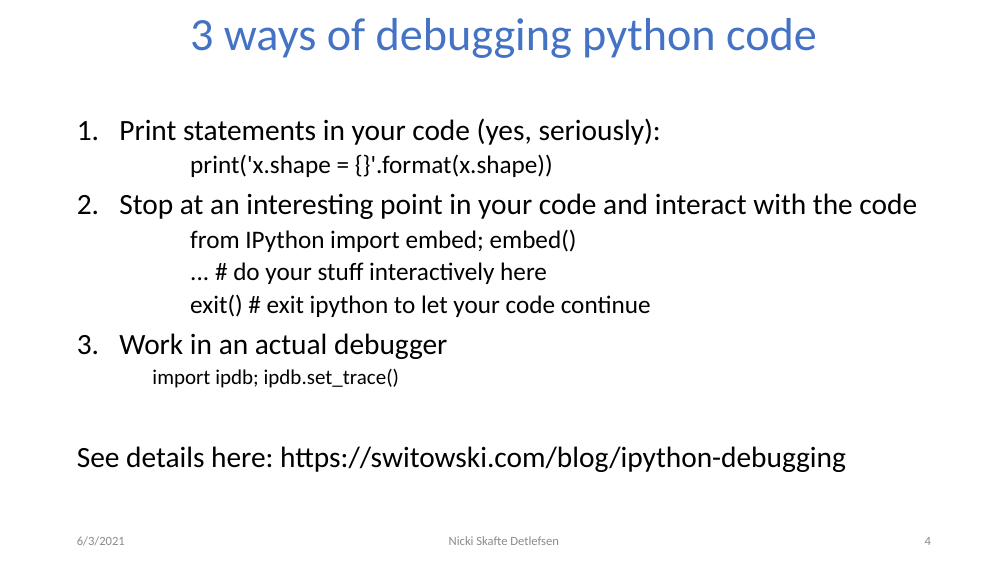
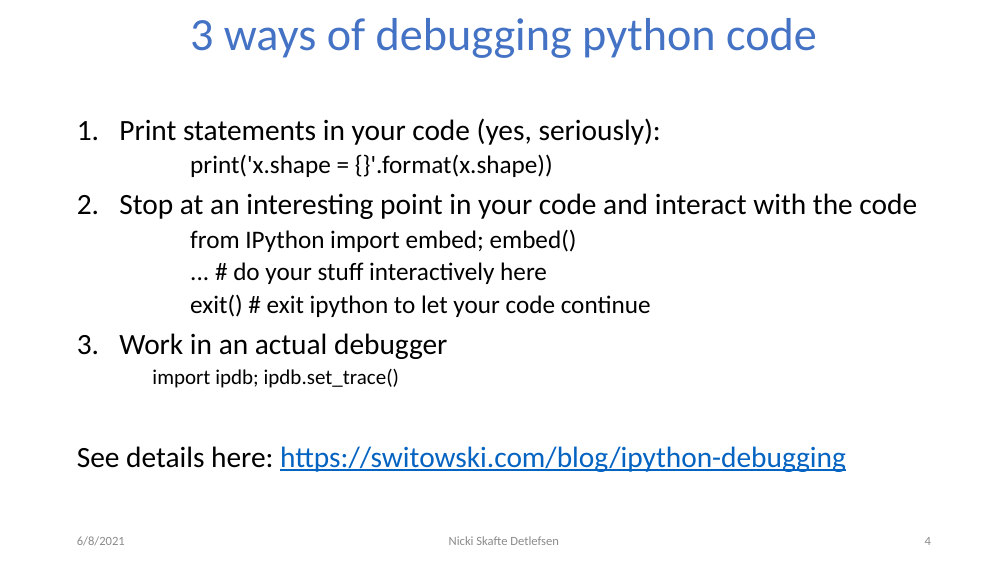
Before and after one commit to DeepEasterbunny/dtu_mlops, a slide deck: slide 4 of 03_debuggin_and_visualization/Debugging.pptx. Drawn at 1008x567 pixels with LibreOffice and Linux fonts; fonts in the diff are those of the drawing; background and template pictures are left out. Boxes give left, top, right and bottom in pixels: in the first picture for what was removed or moved away, otherwise in the second. Text is boxed around its words. In the diff, an @@ line names an element or a change of style, - is before the commit and + after.

Commit message:
lecture

```diff
--- a/03_debuggin_and_visualization/Debugging.pptx
+++ b/03_debuggin_and_visualization/Debugging.pptx
@@ text at [77, 446, 846, 472]: text colour #000000 to #0563C1, underline on in "https://switowski.com/blog/ipython-debugging" @@
@@ text at [77, 536, 125, 546]: text changed @@
-6/3/2021
+6/8/2021
```
Also in this commit, not shown: 10 other slides changed, 1 other file.
